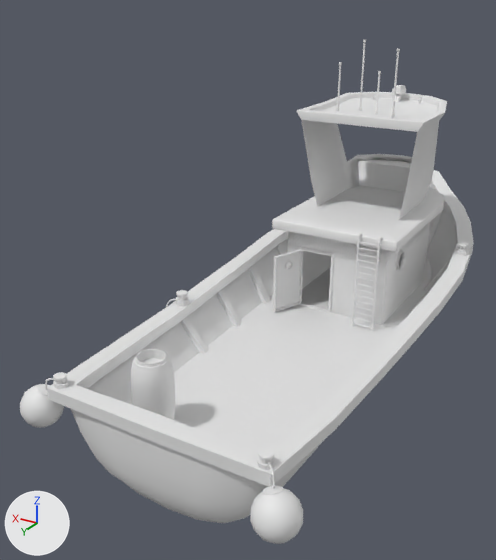
An edit to the FBX model Assets/Models/Boat.fbx, drawn before and after from the same camera.
Both versions are drawn from a camera (50 mm lens) standing at (-61.2, 141.1, 65.3) and looking at (14.8, 14.5, 2.0). The axes (+X, +Y, +Z) are drawn at lower left. The lights are the same throughout. The older version comes first. Where no turn or scale is listed for an object, it has been applied to the vertices. Vertices at exactly the same position are counted once.

The first picture shows 'Boat', 'Boat Cabin', 'Boat Ground', 'Door', 'Engein Room', 'Satalite', 'barrel', 'leader'.
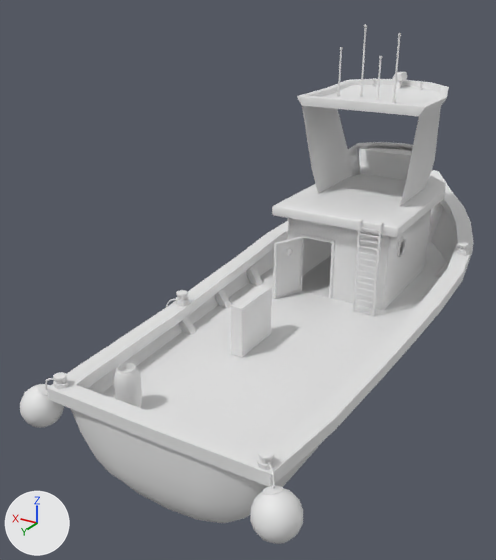
The newer file is also rescaled (x0.161), turned or shifted as a whole; pictures and numbers use the older file's frame.

What differs and where, as boxes [x1, y1, x2, y2] in the pictures (496 x 560 px):
'Boat Ground', reshaped (7% shorter)
    before: [87, 186, 456, 452]
    after: [87, 206, 456, 452]
'Engein Room', moved
    before: [272, 186, 444, 325]
    after: [272, 174, 445, 310]
'Boat Cabin', moved
    before: [297, 92, 447, 220]
    after: [297, 79, 449, 206]
'barrel', moved, rescaled (37% narrower, 36% shorter)
    before: [130, 349, 175, 420]
    after: [114, 363, 142, 408]
'Cube', added
    after: [230, 285, 272, 358]
'Satalite', moved
    before: [336, 40, 422, 117]
    after: [337, 25, 424, 103]

The edits, one by one:
me_cube_006 is used by ob_satalite; location (0.0, -35.7, 38.6).
me_cube_006 had 292 vertices, 258 faces and spanned x -6.8..7.7, y -4.7..20.8, z -3.1..14.5.
me_cube_006 now has 292 vertices, 258 faces and spans x -6.8..7.7, y -4.7..20.8, z 0.2..17.9.
me_cube_006 part 1: the whole mesh is moved by (0.0, 0.0, 3.4).
me_cube_007 is used by ob_barrel; location (8.4, 58.4, -0.2).
me_cube_007 had 192 vertices, 178 faces and spanned x -3.91..3.91, y -3.91..3.91, z -9.3..5.12.
me_cube_007 now has 192 vertices, 178 faces and spans x 1.36..6.14, y 0.04..4.82, z -5.92..2.9.
me_cube_007 part 3: the whole mesh is scaled about its middle by 0.612, then moved by (3.75, 2.43, 0.58).
me_circle_003 is used by ob_boat_cabin; location (0.0, -33.2, -9.6).
me_circle_003 had 140 vertices, 129 faces and spanned x -15.6..15.6, y -11.8..23.5, z 22.5..48.3.
me_circle_003 now has 140 vertices, 129 faces and spans x -15.6..15.6, y -11.8..23.5, z 25.9..51.7.
me_circle_003 part 4: the whole mesh is moved by (0.0, 0.0, 3.4).
me_circle_007 is used by ob_engein_room; location (0.0, -33.2, -9.5).
me_circle_007 had 357 vertices, 338 faces and spanned x -15.8..15.8, y -15.5..34.8, z 0.0..22.5.
me_circle_007 now has 357 vertices, 338 faces and spans x -15.8..15.8, y -15.5..34.8, z 3.4..25.9.
me_circle_007 part 2: the whole mesh is moved by (0.0, 0.0, 3.4).
me_cube_005 is used by ob_boat_ground; location (-0.1, 0.0, 3.4).
me_cube_005 had 195 vertices, 164 faces and spanned x -24.8..24.8, y -73.5..68.4, z -12.8..5.1.
me_cube_005 now has 195 vertices, 164 faces and spans x -24.8..24.8, y -73.5..68.4, z -9.0..5.1.
me_cube_005 part 5: all 135 vertices in x -18.0..18.0, y -64.9..65.0, z -12.8 are scaled about their middle by (1.27, 1, 1), then moved by (0.0, 0.0, 3.8).
Mesh me_cube is new.
It is a box spanning x -1.33..1.33, y -6.21..6.21, z -5.59..5.59.
Object 'Cube' (ob_cube) is new; it shows me_cube.
Its location is (5.3, 28.7, 0.0).
